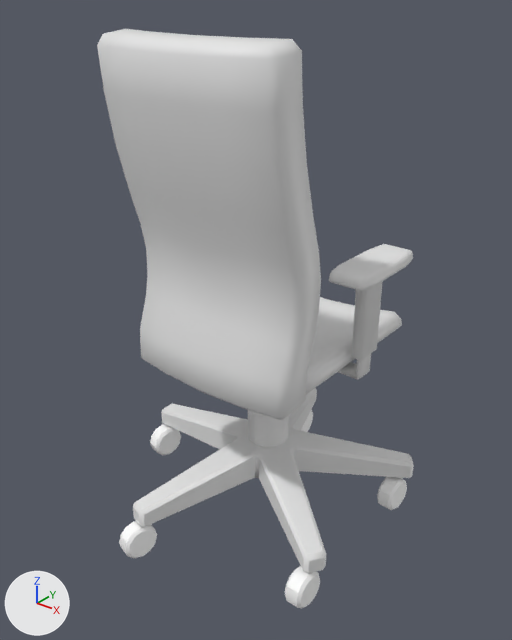
The Blender file assets/3d/low/Chair.blend as it was, and as the next commit left it.
Both versions are drawn from a camera (50 mm lens) standing at (1.059, -1.381, 1.446) and looking at (-0.013, -0.04, 0.614). The axes (+X, +Y, +Z) are drawn at lower left. The lights are the same throughout. The picture after the commit comes second.

In view in the first picture: 'Arm Rests', 'Back Rest', 'Chair', 'Pressure Cylinder', 'Seat Area', 'Wheel1', 'Wheel3', 'Wheel4', 'Wheel5' and 1 more.
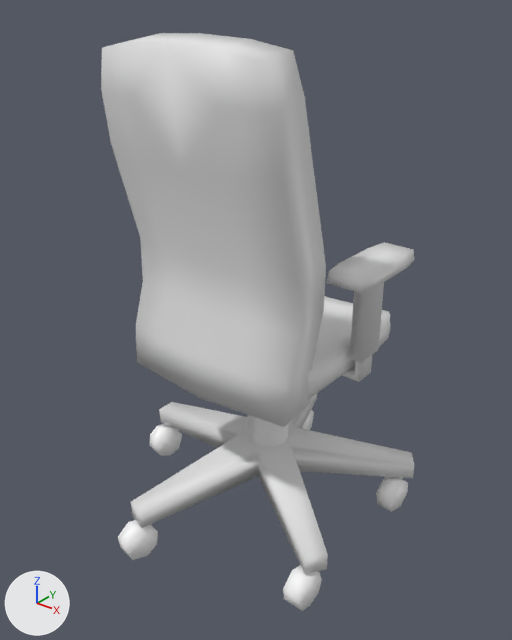
Where the change shows, as pixel boxes [x1, y1, x2, y2] in the pictures (512 x 640 px; the box of a moved part takes in the faces that stretch with it):
'Back Rest', reshaped, modifiers changed
    before: [97, 29, 321, 420]
    after: [101, 33, 326, 427]
'Chair', modifiers changed
    before: [133, 388, 414, 573]
    after: [131, 394, 414, 574]
'Arm Rests', modifiers changed
    before: [329, 244, 413, 380]
    after: [327, 242, 415, 382]
'Seat Area', reshaped
    before: [306, 297, 402, 394]
    after: [308, 296, 391, 399]
part 2 of me_plane_001, moved or reshaped
    before: [345, 305, 402, 342]
    after: [345, 306, 391, 347]
part 3 of me_cube_003, moved or reshaped
    before: [97, 29, 307, 175]
    after: [101, 33, 313, 182]

The edits, one by one:
me_cylinder has 30 vertices, 27 faces and spans x -0.431..0.366, y -0.419..0.419, z -0.082..0.038.
me_cylinder is used by ob_chair; location (0.0, 0.0, 0.188).
me_cylinder part 1: edges marked sharp go from 45 to 0.
me_plane_001 has 56 vertices, 48 faces and spans x -0.325..0.186, y -0.25..0.0, z -0.041..0.057.
me_plane_001 is used by ob_seat_area; parent ob_chair; location (0.0, 0.0, 0.55); rotation (0.0, 0.0, -1.571), in degrees (0, 0, -90).
Part 2, on me_plane_001:
Vertex 32 of me_plane_001 moves from (-0.325, -0.25, -0.02) to (-0.301, -0.213, -0.02).
Vertex 33 of me_plane_001 moves from (-0.325, -0.167, -0.032) to (-0.319, -0.162, -0.032).
Vertex 37 of me_plane_001 moves from (-0.242, -0.25, -0.02) to (-0.238, -0.24, -0.02).
Vertex 44 of me_plane_001 moves from (-0.242, -0.25, 0.055) to (-0.238, -0.24, 0.055).
Vertex 48 of me_plane_001 moves from (-0.3, -0.167, 0.028) to (-0.294, -0.162, 0.028).
Vertex 49 of me_plane_001 moves from (-0.303, -0.25, 0.04) to (-0.279, -0.213, 0.04).
me_cube_003 is used by ob_back_rest; parent ob_chair; location (0.0, 0.0, 0.55); rotation (0.0, 0.0, -1.571), in degrees (0, 0, -90).
me_cube_003 had 60 vertices, 49 faces and spanned x 0.112..0.34, y 0.0..0.248, z -0.051..0.792.
me_cube_003 now has 60 vertices, 49 faces and spans x 0.112..0.34, y 0.0..0.248, z -0.051..0.79.
Part 3, on me_cube_003:
Vertex 1 of me_cube_003 moves from (0.212, 0.248, 0.792) to (0.212, 0.215, 0.768).
Vertex 3 of me_cube_003 moves from (0.317, 0.248, 0.781) to (0.317, 0.215, 0.757).
Vertex 7 of me_cube_003 moves from (0.228, 0.124, 0.791) to (0.228, 0.125, 0.785).
Vertex 10 of me_cube_003 moves from (0.334, 0.124, 0.78) to (0.334, 0.125, 0.774).
Vertex 12 of me_cube_003 moves from (0.203, 0.248, 0.68) to (0.203, 0.24, 0.679).
Vertex 16 of me_cube_003 moves from (0.309, 0.248, 0.669) to (0.309, 0.24, 0.668).
Object 'Chair' (ob_chair) loses its BEVEL modifier named 'Bevel'.
Modifier setting removed (it was width = 0.01).
Modifier setting removed (it was width_pct = 0.01).
Modifier setting removed (it was limit_method = 'WEIGHT').
Modifier setting removed (it was miter_outer = 'MITER_PATCH').
Object 'Back Rest' (ob_back_rest) gains a DECIMATE modifier named 'Decimate'.
Modifier setting: ratio = 0.65.
Modifier setting: iterations = 1.
Modifier setting: angle_limit = 0.0.
Object 'Back Rest' (ob_back_rest) loses its BEVEL modifier named 'Bevel'.
Modifier setting removed (it was width = 0.02).
Modifier setting removed (it was width_pct = 0.02).
Object 'Arm Rests' (ob_arm_rests) loses its BEVEL modifier named 'Bevel'.
Modifier setting removed (it was width = 0.01).
Modifier setting removed (it was width_pct = 0.01).
Modifier setting removed (it was segments = 2).
Modifier setting removed (it was limit_method = 'WEIGHT').
Object 'Arm Rests' (ob_arm_rests) loses its BEVEL modifier named 'Bevel.001'.
Modifier setting removed (it was width = 0.01).
Modifier setting removed (it was width_pct = 0.01).
Modifier setting removed (it was angle_limit = 1.169).
